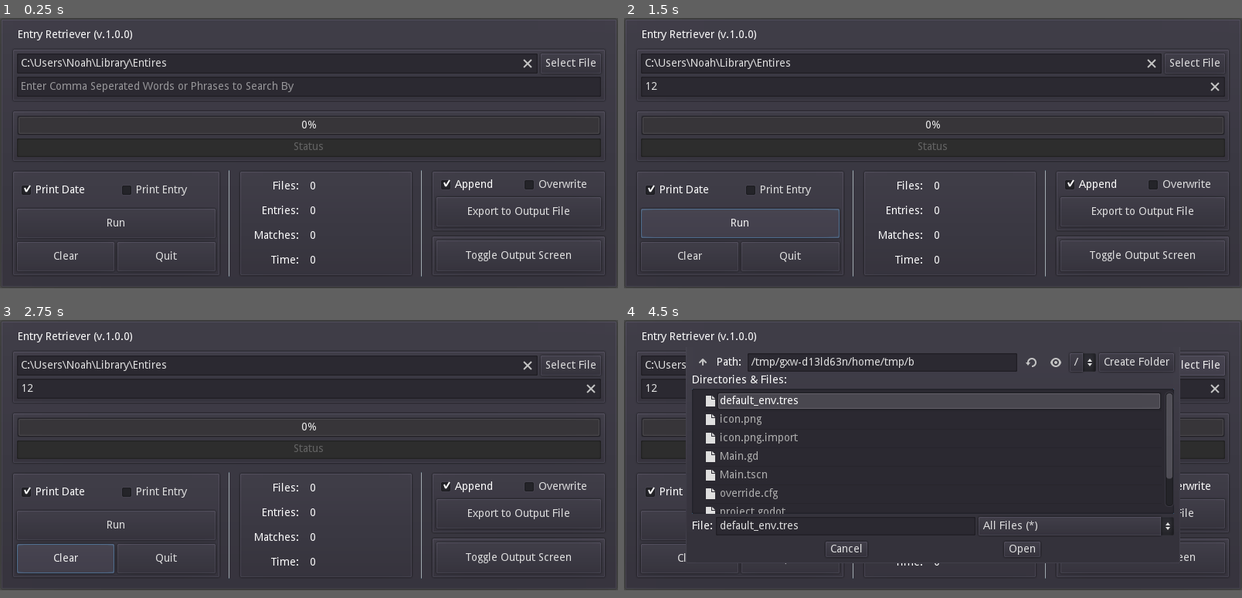
Above: before the commit, frames 1-4 (two rows, left to right).
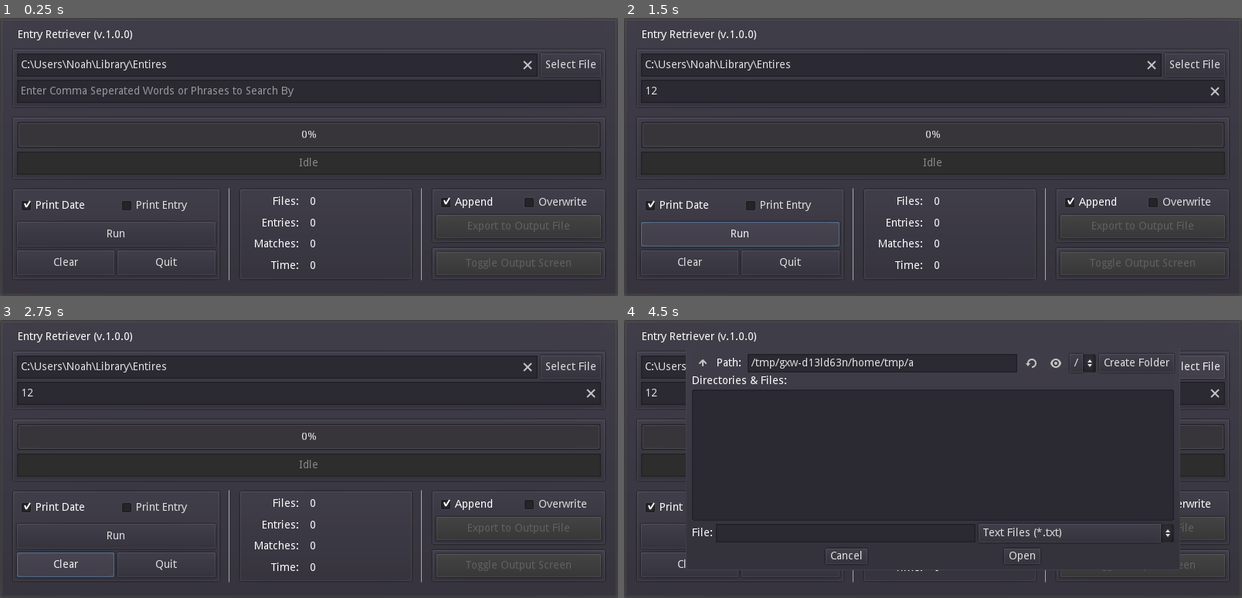
Above: after the commit, the same moments.

Repository: PlainOldNoah/file-retriever
Game: Godot game, scene res://Main.tscn
Same seed, same stepped clock (60 frames per second), same inputs: the game is played once before the commit and once after it.
Inputs (mouse positions are in pixels of both pictures, inside the frame that each line leads up to):
- Up to frame 1 (0.25 s): no input
- Up to frame 2 (1.5 s): click (933, 87) at 0.52 s; type "12" at 0.6 s; click "Run" at 1.25 s
- Up to frame 3 (2.75 s): click "Clear" at 2 s
- Up to frame 4 (4.5 s): click "Append" at 2.75 s; click "Overwrite" at 3.5 s; click "Select File" at 4.25 s
In our replay, the window is 800x350 before the commit and 800x360 after it. These sizes can differ from the game's own. Grey fills any space a smaller window leaves; there, only what the larger window draws over its background counts as a difference.

The runs differ from the first frame. In frame 1, 7.8% of the frame differs, in the area x 2-98%, y 14-95%; in frame 2, 7.6%; in frame 3, 7.4%; in frame 4, 9.0%, in the area x 2-98%, y 11-95%.

Commit message:
ui updates, directory scanner and input added

Diff:
--- a/EntryRetriever/Main.gd
+++ b/EntryRetriever/Main.gd
@@ -1,14 +1,23 @@
 extends PanelContainer
 
+const WindowSize = Vector2(800, 350)
+
+var inputFolderFormat = "Logs - *"
+var inputFileFormat = "(??) * - *"
+
+enum INPUT_TYPES {DIRECTORY, FILE, FILES}
+var inputType
 
 #---------------------------- NODES
+onready var SelectionInput = $MarginContainer/GUI/PanelContainer/VBoxContainer/HBoxContainer/SelectionInput
+
 onready var FileCountOutput = $MarginContainer/GUI/LowerHalf/MiddleSide/Statistics/HBoxContainer/VBoxContainer2/FileCount
 onready var EntryCountOutput = $MarginContainer/GUI/LowerHalf/MiddleSide/Statistics/HBoxContainer/VBoxContainer2/EntryCount
 onready var MatchCountOutput = $MarginContainer/GUI/LowerHalf/MiddleSide/Statistics/HBoxContainer/VBoxContainer2/MatchCount
 onready var ElapsedTimeOutput = $MarginContainer/GUI/LowerHalf/MiddleSide/Statistics/HBoxContainer/VBoxContainer2/ElapsedTime
 onready var StatusBarOutput = $MarginContainer/GUI/Progress/VBoxContainer/StatusBar
 
-onready var InputFileDialog = $FileDialog
+onready var InputFileDialog = $SingleInputFileDialog
 
 onready var AppendButton = $MarginContainer/GUI/LowerHalf/RightSide/Export/VBoxContainer/HBoxContainer/Append
 onready var OverwriteButton = $MarginContainer/GUI/LowerHalf/RightSide/Export/VBoxContainer/HBoxContainer/Overwrite
@@ -16,16 +25,43 @@
 
 func _ready():
 	OS.set_window_position(OS.get_screen_size()*0.5 - OS.get_window_size()*0.5)
+	resetStatistics()
+
+func resetStatistics():
+	FileCountOutput.text = "0"
+	EntryCountOutput.text = "0"
+	MatchCountOutput.text = "0"
+	ElapsedTimeOutput.text = "0"
+	StatusBarOutput.text = "Idle"
+
+#Recursively loops though directories and retrieves files
+func directoryIterate(path):
+	var dir = Directory.new()
+	if dir.open(path) == OK:
+		dir.list_dir_begin(true, true)
+		var file_name = dir.get_next()
+		while file_name != "":
+			#Filters out Non-Log Folders
+			if dir.current_is_dir() and file_name.match(inputFolderFormat):
+				print("Directory: " + file_name)
+				directoryIterate(dir.get_current_dir() + "/" + file_name)
+			#Filters out files that don't have the right naming scheme
+			elif file_name.match(inputFileFormat):
+				print("File: " + file_name)
+				FileCountOutput.text = str(int(FileCountOutput.text) + 1)
+			file_name = dir.get_next()
+	else:
+		print_debug("ERROR: Bad Path Parameter: ", path)
 
 #---------------------------- Buttons
 
 func _on_Run_pressed():
-	pass # Replace with function body.
+	resetStatistics()
+	directoryIterate(SelectionInput.text)
 
 
 func _on_Clear_pressed():
-	pass # Replace with function body.
-
+	resetStatistics()
 
 func _on_Quit_pressed():
 	get_tree().quit()
@@ -40,12 +76,22 @@
 
 
 func _on_Append_pressed():
-	pass
-
+	if AppendButton.pressed == true:
+		OverwriteButton.pressed = false
 
 func _on_Overwrite_pressed():
-	pass # Replace with function body.
+	if OverwriteButton.pressed == true:
+		AppendButton.pressed = false
 
 
 func _on_WindowToggleBtn_pressed():
 	pass # Replace with function body.
+
+#File Input
+func _on_SingleInputFileDialog_dir_selected(dir):
+	inputType = INPUT_TYPES.DIRECTORY
+	SelectionInput.text = dir
+
+func _on_SingleInputFileDialog_file_selected(path):
+	inputType = INPUT_TYPES.FILE
+	SelectionInput.text = path
--- a/EntryRetriever/Main.tscn
+++ b/EntryRetriever/Main.tscn
@@ -16,9 +16,7 @@
 margin_left = 7.0
 margin_top = 7.0
 margin_right = 793.0
-margin_bottom = 343.0
-size_flags_horizontal = 3
-size_flags_vertical = 3
+margin_bottom = 353.0
 custom_constants/margin_right = 8
 custom_constants/margin_top = 8
 custom_constants/margin_left = 8
@@ -31,7 +29,7 @@
 margin_left = 8.0
 margin_top = 8.0
 margin_right = 778.0
-margin_bottom = 328.0
+margin_bottom = 338.0
 custom_constants/separation = 10
 __meta__ = {
 "_edit_use_anchors_": false
@@ -46,21 +44,22 @@
 [node name="PanelContainer" type="PanelContainer" parent="MarginContainer/GUI"]
 margin_top = 24.0
 margin_right = 770.0
-margin_bottom = 92.0
+margin_bottom = 102.0
 
 [node name="VBoxContainer" type="VBoxContainer" parent="MarginContainer/GUI/PanelContainer"]
 margin_left = 7.0
 margin_top = 7.0
 margin_right = 763.0
-margin_bottom = 61.0
+margin_bottom = 71.0
 
 [node name="HBoxContainer" type="HBoxContainer" parent="MarginContainer/GUI/PanelContainer/VBoxContainer"]
 margin_right = 756.0
-margin_bottom = 26.0
+margin_bottom = 30.0
 
 [node name="SelectionInput" type="LineEdit" parent="MarginContainer/GUI/PanelContainer/VBoxContainer/HBoxContainer"]
 margin_right = 674.0
-margin_bottom = 26.0
+margin_bottom = 30.0
+rect_min_size = Vector2( 0, 30 )
 size_flags_horizontal = 3
 size_flags_vertical = 3
 text = "C:\\Users\\Noah\\Library\\Entires"
@@ -72,44 +71,47 @@
 [node name="FileSelect" type="Button" parent="MarginContainer/GUI/PanelContainer/VBoxContainer/HBoxContainer"]
 margin_left = 678.0
 margin_right = 756.0
-margin_bottom = 26.0
+margin_bottom = 30.0
+rect_min_size = Vector2( 0, 30 )
 size_flags_horizontal = 8
 size_flags_vertical = 3
 text = "Select File"
 
 [node name="Search Keys" type="LineEdit" parent="MarginContainer/GUI/PanelContainer/VBoxContainer"]
-margin_top = 30.0
+margin_top = 34.0
 margin_right = 756.0
-margin_bottom = 54.0
+margin_bottom = 64.0
+rect_min_size = Vector2( 0, 30 )
 clear_button_enabled = true
 placeholder_text = "Enter Comma Seperated Words or Phrases to Search By"
 caret_blink = true
 caret_blink_speed = 0.5
 
 [node name="Progress" type="PanelContainer" parent="MarginContainer/GUI"]
-margin_top = 102.0
+margin_top = 112.0
 margin_right = 770.0
-margin_bottom = 171.0
-size_flags_horizontal = 3
-size_flags_vertical = 3
+margin_bottom = 195.0
+size_flags_horizontal = 3
 size_flags_stretch_ratio = 0.5
 
 [node name="VBoxContainer" type="VBoxContainer" parent="MarginContainer/GUI/Progress"]
 margin_left = 7.0
 margin_top = 7.0
 margin_right = 763.0
-margin_bottom = 62.0
+margin_bottom = 76.0
 
 [node name="ProgressBar" type="ProgressBar" parent="MarginContainer/GUI/Progress/VBoxContainer"]
 margin_right = 756.0
-margin_bottom = 27.0
+margin_bottom = 35.0
+rect_min_size = Vector2( 0, 35 )
 size_flags_horizontal = 3
 size_flags_vertical = 3
 
 [node name="StatusBar" type="LineEdit" parent="MarginContainer/GUI/Progress/VBoxContainer"]
-margin_top = 31.0
+margin_top = 39.0
 margin_right = 756.0
-margin_bottom = 55.0
+margin_bottom = 69.0
+rect_min_size = Vector2( 0, 30 )
 size_flags_horizontal = 3
 size_flags_vertical = 0
 align = 1
@@ -117,21 +119,19 @@
 placeholder_text = "Status"
 
 [node name="LowerHalf" type="HBoxContainer" parent="MarginContainer/GUI"]
-margin_top = 181.0
+margin_top = 205.0
 margin_right = 770.0
-margin_bottom = 320.0
-size_flags_horizontal = 3
-size_flags_vertical = 3
+margin_bottom = 325.0
 
 [node name="LeftSide" type="VBoxContainer" parent="MarginContainer/GUI/LowerHalf"]
 margin_right = 271.0
-margin_bottom = 139.0
+margin_bottom = 120.0
 size_flags_horizontal = 3
 size_flags_stretch_ratio = 1.2
 
 [node name="OperationButtons" type="PanelContainer" parent="MarginContainer/GUI/LowerHalf/LeftSide"]
 margin_right = 271.0
-margin_bottom = 139.0
+margin_bottom = 120.0
 size_flags_horizontal = 3
 size_flags_vertical = 3
 
@@ -139,20 +139,20 @@
 margin_left = 7.0
 margin_top = 7.0
 margin_right = 264.0
-margin_bottom = 132.0
+margin_bottom = 113.0
 size_flags_horizontal = 3
 size_flags_vertical = 3
 custom_constants/separation = 5
 
 [node name="HBoxContainer2" type="HBoxContainer" parent="MarginContainer/GUI/LowerHalf/LeftSide/OperationButtons/VBoxContainer"]
 margin_right = 257.0
-margin_bottom = 38.0
+margin_bottom = 32.0
 size_flags_horizontal = 3
 size_flags_vertical = 3
 
 [node name="PrintDate" type="CheckBox" parent="MarginContainer/GUI/LowerHalf/LeftSide/OperationButtons/VBoxContainer/HBoxContainer2"]
 margin_right = 126.0
-margin_bottom = 38.0
+margin_bottom = 32.0
 size_flags_horizontal = 3
 size_flags_vertical = 3
 pressed = true
@@ -164,29 +164,31 @@
 [node name="PrintEntry" type="CheckBox" parent="MarginContainer/GUI/LowerHalf/LeftSide/OperationButtons/VBoxContainer/HBoxContainer2"]
 margin_left = 130.0
 margin_right = 257.0
-margin_bottom = 38.0
+margin_bottom = 32.0
 size_flags_horizontal = 3
 size_flags_vertical = 3
 text = "Print Entry"
 
 [node name="Run" type="Button" parent="MarginContainer/GUI/LowerHalf/LeftSide/OperationButtons/VBoxContainer"]
-margin_top = 43.0
+margin_top = 37.0
 margin_right = 257.0
-margin_bottom = 81.0
+margin_bottom = 69.0
+rect_min_size = Vector2( 0, 30 )
 size_flags_horizontal = 3
 size_flags_vertical = 3
 text = "Run"
 
 [node name="HBoxContainer" type="HBoxContainer" parent="MarginContainer/GUI/LowerHalf/LeftSide/OperationButtons/VBoxContainer"]
-margin_top = 86.0
+margin_top = 74.0
 margin_right = 257.0
-margin_bottom = 125.0
+margin_bottom = 106.0
 size_flags_horizontal = 3
 size_flags_vertical = 3
 
 [node name="Clear" type="Button" parent="MarginContainer/GUI/LowerHalf/LeftSide/OperationButtons/VBoxContainer/HBoxContainer"]
 margin_right = 126.0
-margin_bottom = 39.0
+margin_bottom = 32.0
+rect_min_size = Vector2( 0, 30 )
 size_flags_horizontal = 3
 size_flags_vertical = 3
 text = "Clear"
@@ -194,7 +196,8 @@
 [node name="Quit" type="Button" parent="MarginContainer/GUI/LowerHalf/LeftSide/OperationButtons/VBoxContainer/HBoxContainer"]
 margin_left = 130.0
 margin_right = 257.0
-margin_bottom = 39.0
+margin_bottom = 32.0
+rect_min_size = Vector2( 0, 30 )
 size_flags_horizontal = 3
 size_flags_vertical = 3
 text = "Quit"
@@ -202,18 +205,18 @@
 [node name="VSeparator" type="VSeparator" parent="MarginContainer/GUI/LowerHalf"]
 margin_left = 275.0
 margin_right = 290.0
-margin_bottom = 139.0
+margin_bottom = 120.0
 custom_constants/separation = 15
 
 [node name="MiddleSide" type="VBoxContainer" parent="MarginContainer/GUI/LowerHalf"]
 margin_left = 294.0
 margin_right = 520.0
-margin_bottom = 139.0
+margin_bottom = 120.0
 size_flags_horizontal = 3
 
 [node name="Statistics" type="PanelContainer" parent="MarginContainer/GUI/LowerHalf/MiddleSide"]
 margin_right = 226.0
-margin_bottom = 139.0
+margin_bottom = 120.0
 size_flags_horizontal = 3
 size_flags_vertical = 3
 
@@ -221,19 +224,19 @@
 margin_left = 7.0
 margin_top = 7.0
 margin_right = 219.0
-margin_bottom = 132.0
+margin_bottom = 113.0
 custom_constants/separation = 10
 
 [node name="VBoxContainer" type="VBoxContainer" parent="MarginContainer/GUI/LowerHalf/MiddleSide/Statistics/HBoxContainer"]
 margin_right = 75.0
-margin_bottom = 125.0
+margin_bottom = 106.0
 size_flags_horizontal = 3
 size_flags_vertical = 3
 size_flags_stretch_ratio = 0.6
 
 [node name="FilesLabel" type="Label" parent="MarginContainer/GUI/LowerHalf/MiddleSide/Statistics/HBoxContainer/VBoxContainer"]
 margin_right = 75.0
-margin_bottom = 28.0
+margin_bottom = 23.0
 size_flags_horizontal = 3
 size_flags_vertical = 3
 text = "Files: "
@@ -241,9 +244,9 @@
 valign = 1
 
 [node name="EntriesLabel" type="Label" parent="MarginContainer/GUI/LowerHalf/MiddleSide/Statistics/HBoxContainer/VBoxContainer"]
-margin_top = 32.0
+margin_top = 27.0
 margin_right = 75.0
-margin_bottom = 60.0
+margin_bottom = 50.0
 size_flags_horizontal = 3
 size_flags_vertical = 3
 text = "Entries: "
@@ -251,9 +254,9 @@
 valign = 1
 
 [node name="MatchesLabel" type="Label" parent="MarginContainer/GUI/LowerHalf/MiddleSide/Statistics/HBoxContainer/VBoxContainer"]
-margin_top = 64.0
+margin_top = 54.0
 margin_right = 75.0
-margin_bottom = 92.0
+margin_bottom = 77.0
 size_flags_horizontal = 3
 size_flags_vertical = 3
 text = "Matches: "
@@ -261,9 +264,9 @@
 valign = 1
 
 [node name="TimeLabel" type="Label" parent="MarginContainer/GUI/LowerHalf/MiddleSide/Statistics/HBoxContainer/VBoxContainer"]
-margin_top = 96.0
+margin_top = 81.0
 margin_right = 75.0
-margin_bottom = 125.0
+margin_bottom = 106.0
 size_flags_horizontal = 3
 size_flags_vertical = 3
 text = "Time: "
@@ -273,60 +276,56 @@
 [node name="VBoxContainer2" type="VBoxContainer" parent="MarginContainer/GUI/LowerHalf/MiddleSide/Statistics/HBoxContainer"]
 margin_left = 85.0
 margin_right = 212.0
-margin_bottom = 125.0
+margin_bottom = 106.0
 size_flags_horizontal = 3
 size_flags_vertical = 3
 
 [node name="FileCount" type="Label" parent="MarginContainer/GUI/LowerHalf/MiddleSide/Statistics/HBoxContainer/VBoxContainer2"]
 margin_right = 127.0
-margin_bottom = 28.0
-size_flags_horizontal = 3
-size_flags_vertical = 3
-text = "0"
+margin_bottom = 23.0
+size_flags_horizontal = 3
+size_flags_vertical = 3
 valign = 1
 
 [node name="EntryCount" type="Label" parent="MarginContainer/GUI/LowerHalf/MiddleSide/Statistics/HBoxContainer/VBoxContainer2"]
-margin_top = 32.0
+margin_top = 27.0
 margin_right = 127.0
-margin_bottom = 60.0
-size_flags_horizontal = 3
-size_flags_vertical = 3
-text = "0"
+margin_bottom = 50.0
+size_flags_horizontal = 3
+size_flags_vertical = 3
 valign = 1
 
 [node name="MatchCount" type="Label" parent="MarginContainer/GUI/LowerHalf/MiddleSide/Statistics/HBoxContainer/VBoxContainer2"]
-margin_top = 64.0
+margin_top = 54.0
 margin_right = 127.0
-margin_bottom = 92.0
-size_flags_horizontal = 3
-size_flags_vertical = 3
-text = "0"
+margin_bottom = 77.0
+size_flags_horizontal = 3
+size_flags_vertical = 3
 valign = 1
 
 [node name="ElapsedTime" type="Label" parent="MarginContainer/GUI/LowerHalf/MiddleSide/Statistics/HBoxContainer/VBoxContainer2"]
-margin_top = 96.0
+margin_top = 81.0
 margin_right = 127.0
-margin_bottom = 125.0
-size_flags_horizontal = 3
-size_flags_vertical = 3
-text = "0"
+margin_bottom = 106.0
+size_flags_horizontal = 3
+size_flags_vertical = 3
 valign = 1
 
 [node name="VSeparator2" type="VSeparator" parent="MarginContainer/GUI/LowerHalf"]
 margin_left = 524.0
 margin_right = 539.0
-margin_bottom = 139.0
+margin_bottom = 120.0
 custom_constants/separation = 15
 
 [node name="RightSide" type="VBoxContainer" parent="MarginContainer/GUI/LowerHalf"]
 margin_left = 543.0
 margin_right = 770.0
-margin_bottom = 139.0
+margin_bottom = 120.0
 size_flags_horizontal = 3
 
 [node name="Export" type="PanelContainer" parent="MarginContainer/GUI/LowerHalf/RightSide"]
 margin_right = 227.0
-margin_bottom = 81.0
+margin_bottom = 72.0
 size_flags_horizontal = 3
 size_flags_vertical = 3
 size_flags_stretch_ratio = 1.5
@@ -335,7 +334,7 @@
 margin_left = 7.0
 margin_top = 7.0
 margin_right = 220.0
-margin_bottom = 74.0
+margin_bottom = 65.0
 
 [node name="HBoxContainer" type="HBoxContainer" parent="MarginContainer/GUI/LowerHalf/RightSide/Export/VBoxContainer"]
 margin_right = 213.0
@@ -360,15 +359,17 @@
 [node name="ExportBtn" type="Button" parent="MarginContainer/GUI/LowerHalf/RightSide/Export/VBoxContainer"]
 margin_top = 28.0
 margin_right = 213.0
-margin_bottom = 67.0
-size_flags_horizontal = 3
-size_flags_vertical = 3
+margin_bottom = 58.0
+rect_min_size = Vector2( 0, 30 )
+size_flags_horizontal = 3
+size_flags_vertical = 3
+disabled = true
 text = "Export to Output File"
 
 [node name="WindowToggle" type="PanelContainer" parent="MarginContainer/GUI/LowerHalf/RightSide"]
-margin_top = 85.0
+margin_top = 76.0
 margin_right = 227.0
-margin_bottom = 139.0
+margin_bottom = 120.0
 size_flags_horizontal = 3
 size_flags_vertical = 3
 
@@ -376,10 +377,12 @@
 margin_left = 7.0
 margin_top = 7.0
 margin_right = 220.0
-margin_bottom = 47.0
+margin_bottom = 37.0
+rect_min_size = Vector2( 0, 30 )
+disabled = true
 text = "Toggle Output Screen"
 
-[node name="FileDialog" type="FileDialog" parent="."]
+[node name="SingleInputFileDialog" type="FileDialog" parent="."]
 margin_left = 7.0
 margin_top = 7.0
 margin_right = 793.0
@@ -392,6 +395,7 @@
 mode_overrides_title = false
 mode = 3
 access = 2
+filters = PoolStringArray( "*.txt ; Text Files" )
 current_dir = "/Main_Hub/Game Dev/Projects/GitEntryRetriever/EntryRetriever"
 current_path = "/Main_Hub/Game Dev/Projects/GitEntryRetriever/EntryRetriever/"
 [connection signal="pressed" from="MarginContainer/GUI/PanelContainer/VBoxContainer/HBoxContainer/FileSelect" to="." method="_on_FileSelect_pressed"]
@@ -402,3 +406,5 @@
 [connection signal="pressed" from="MarginContainer/GUI/LowerHalf/RightSide/Export/VBoxContainer/HBoxContainer/Overwrite" to="." method="_on_Overwrite_pressed"]
 [connection signal="pressed" from="MarginContainer/GUI/LowerHalf/RightSide/Export/VBoxContainer/ExportBtn" to="." method="_on_ExportBtn_pressed"]
 [connection signal="pressed" from="MarginContainer/GUI/LowerHalf/RightSide/WindowToggle/WindowToggleBtn" to="." method="_on_WindowToggleBtn_pressed"]
+[connection signal="dir_selected" from="SingleInputFileDialog" to="." method="_on_SingleInputFileDialog_dir_selected"]
+[connection signal="file_selected" from="SingleInputFileDialog" to="." method="_on_SingleInputFileDialog_file_selected"]
--- a/EntryRetriever/project.godot
+++ b/EntryRetriever/project.godot
@@ -22,7 +22,7 @@
 [display]
 
 window/size/width=800
-window/size/height=350
+window/size/height=360
 
 [rendering]
 
Not shown, changed: .gitignore
